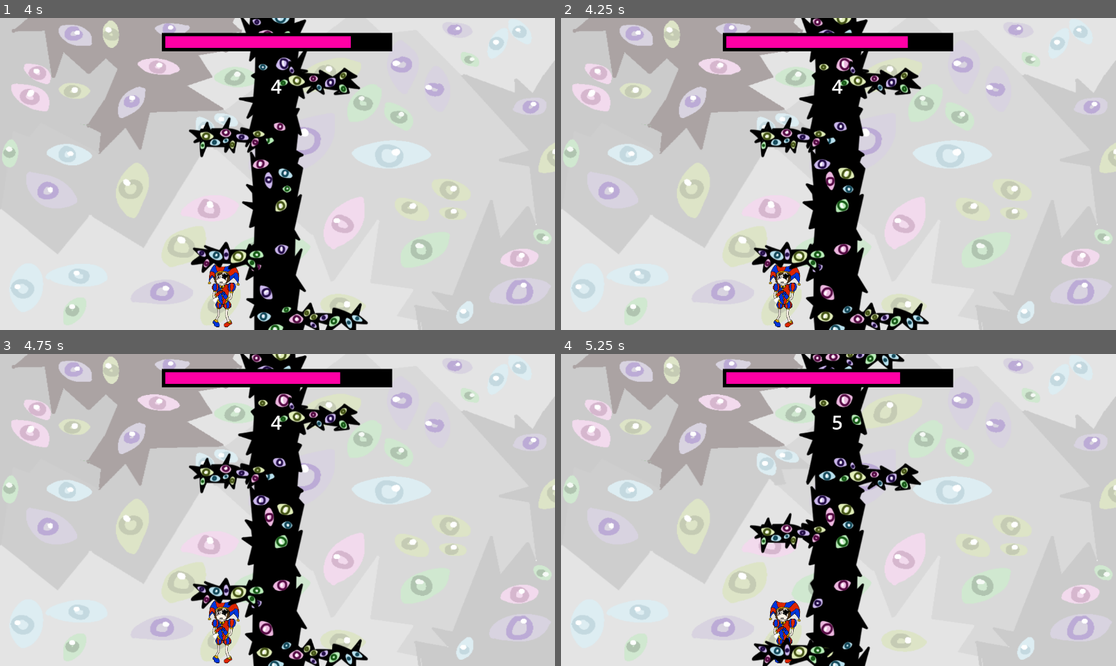
Above: before the commit, frames 1-4 (two rows, left to right).
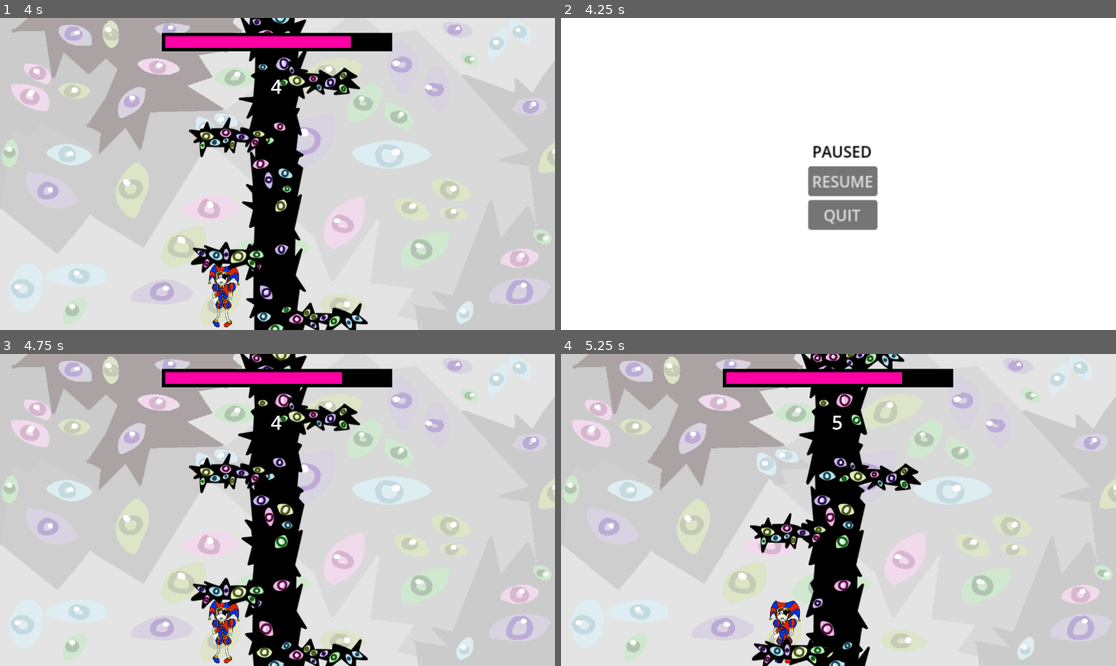
Above: after the commit, the same moments.

Repository: Mefi8427/game-maker-poprawka
Game: Godot game, scene res://global.tscn
The game is run twice, just before and just after one commit, with the same random seed, the same clock (stepped at 60 frames per second) and the same inputs.
Inputs (mouse positions are in pixels of both pictures, inside the frame that each line leads up to):
- Up to frame 1 (4 s): hold Right (right) 0.53-1.28 s; hold Left (left) 1.28-2.03 s; hold Right (right) 2.03-3.53 s; hold Left (left) from 3.53 s (still down)
- Up to frame 2 (4.25 s): keep holding Left (left); tap Escape (pause, bound only after the commit) at 4.15 s
- Up to frame 3 (4.75 s): release Left (left) at 4.25 s; click (283, 516) at 4.25 s, where only the run after the commit has a clickable "RESUME"
- Up to frame 4 (5.25 s): hold Left (left) from 5.03 s (still down)

Frame 1 is identical in both runs. In frame 2, 99% of the frame differs, in the area x 0-100%, y 0-100%; in frame 3, less than 0.1%; in frame 4, less than 0.1%.

Commit message:
d
d

Diff:
--- a/global.gd
+++ b/global.gd
@@ -11,6 +11,14 @@
 @onready var scoreLabel = get_node("/root/Node2D/scoreLabel")
 @onready var BarItself = get_node("/root/Node2D/TextureProgressBar")
 var bar_negative = 0
+@onready var pauseMenu = get_node("/root/Node2D/pasu_menu")
+var pasek = 0
+
+func menu():
+	if int(Input.is_action_just_pressed("pause")) == 1:
+		pauseMenu.show()
+		pasek = 1
+		print("chuj")
 
 # Called when the node enters the scene tree for the first time.
 func _ready():
@@ -23,8 +31,7 @@
 	restart()
 	player_score()
 	progress_bar()
-	print(bar_negative)
-
+	menu()
 
 func player_score():
 	if game_over == 1:
@@ -36,6 +43,8 @@
 
 
 func progress_bar():
+	if pasek == 1:
+		return
 	if game_over == 1:
 		return
 	bar_negative = float(score * 0.005)
--- a/global.tscn
+++ b/global.tscn
@@ -12,6 +12,8 @@
 [ext_resource type="Texture2D" uid="uid://cvsrd2mngk2wp" path="res://graphics/pasek2.png" id="10_nrb26"]
 [ext_resource type="Texture2D" uid="uid://cul0eevb2l3qv" path="res://graphics/over.png" id="11_w327w"]
 [ext_resource type="Texture2D" uid="uid://db43s4pdvarp8" path="res://graphics/pasek.png" id="12_bkcgi"]
+[ext_resource type="AudioStream" uid="uid://ots7tspr0eiw" path="res://audio/glitch.mp3" id="13_xa1eo"]
+[ext_resource type="Script" path="res://pause_menu.gd" id="14_eokmp"]
 
 [sub_resource type="SpriteFrames" id="SpriteFrames_8dh18"]
 animations = [{
@@ -85,3 +87,52 @@
 texture_under = ExtResource("10_nrb26")
 texture_over = ExtResource("11_w327w")
 texture_progress = ExtResource("12_bkcgi")
+
+[node name="AudioStreamPlayer" type="AudioStreamPlayer" parent="."]
+stream = ExtResource("13_xa1eo")
+autoplay = true
+
+[node name="pasu_menu" type="Control" parent="."]
+visible = false
+layout_mode = 3
+anchors_preset = 0
+offset_right = 1152.0
+offset_bottom = 651.0
+script = ExtResource("14_eokmp")
+
+[node name="ColorRect" type="ColorRect" parent="pasu_menu"]
+layout_mode = 1
+anchors_preset = 15
+anchor_right = 1.0
+anchor_bottom = 1.0
+grow_horizontal = 2
+grow_vertical = 2
+
+[node name="GridContainer" type="GridContainer" parent="pasu_menu"]
+layout_mode = 0
+offset_left = 513.0
+offset_top = 254.0
+offset_right = 585.0
+offset_bottom = 347.0
+scale = Vector2(2, 2)
+
+[node name="Label" type="Label" parent="pasu_menu/GridContainer"]
+layout_mode = 2
+theme_override_colors/font_color = Color(0, 0, 0, 1)
+text = " PAUSED"
+
+[node name="resume" type="Button" parent="pasu_menu/GridContainer"]
+layout_mode = 2
+text = "RESUME"
+
+[node name="quit" type="Button" parent="pasu_menu/GridContainer"]
+layout_mode = 2
+text = "QUIT"
+
+[node name="RichTextLabel" type="RichTextLabel" parent="pasu_menu"]
+layout_mode = 0
+offset_right = 40.0
+offset_bottom = 40.0
+
+[connection signal="pressed" from="pasu_menu/GridContainer/resume" to="pasu_menu" method="_on_resume_pressed"]
+[connection signal="pressed" from="pasu_menu/GridContainer/quit" to="pasu_menu" method="_on_quit_pressed"]
--- a/kamera.gd
+++ b/kamera.gd
@@ -65,3 +65,10 @@
 		else:
 			Global.y = -123
 		position.y = Global.y
+
+
+
+
+
+func _on_test_pressed():
+	print("chuj")
--- /dev/null
+++ b/pause_menu.gd
@@ -0,0 +1,13 @@
+extends Control
+
+
+
+
+
+func _on_resume_pressed():
+	Global.pasek = 0
+	visible = false
+
+
+func _on_quit_pressed():
+	get_tree().quit()
--- /dev/null
+++ b/pause_menu.tscn
@@ -0,0 +1,62 @@
+[gd_scene load_steps=2 format=3 uid="uid://df2ccafjs7oyb"]
+
+[ext_resource type="Script" path="res://pause_menu.gd" id="1_i7cim"]
+
+[node name="PauseMenu" type="Control"]
+visible = false
+layout_mode = 3
+anchors_preset = 15
+anchor_right = 1.0
+anchor_bottom = 1.0
+grow_horizontal = 2
+grow_vertical = 2
+script = ExtResource("1_i7cim")
+
+[node name="ColorRect" type="ColorRect" parent="."]
+layout_mode = 0
+offset_right = 1155.0
+offset_bottom = 677.0
+color = Color(0.486275, 0.486275, 0.486275, 1)
+
+[node name="GridContainer" type="GridContainer" parent="."]
+layout_mode = 1
+anchors_preset = 8
+anchor_left = 0.5
+anchor_top = 0.5
+anchor_right = 0.5
+anchor_bottom = 0.5
+offset_left = -82.0
+offset_top = -99.0
+offset_right = -10.0
+offset_bottom = 8.0
+grow_horizontal = 2
+grow_vertical = 2
+scale = Vector2(2, 2)
+pivot_offset = Vector2(-580, -330)
+theme_override_constants/v_separation = 11
+
+[node name="Label" type="Label" parent="GridContainer"]
+layout_mode = 2
+text = " PAUSED
+"
+
+[node name="resume" type="Button" parent="GridContainer"]
+layout_mode = 2
+text = "RESUME"
+
+[node name="quit" type="Button" parent="GridContainer"]
+layout_mode = 2
+text = "QUIT"
+
+[node name="RichTextLabel" type="RichTextLabel" parent="."]
+layout_mode = 0
+offset_left = 649.0
+offset_top = 536.0
+offset_right = 1162.0
+offset_bottom = 710.0
+text = "Soundtrack: \"glitch\" by celestialghost8 on opengameart.org on CC0 Publicc Domain license
+
+Graphics: done myself :)"
+
+[connection signal="pressed" from="GridContainer/resume" to="." method="_on_resume_pressed"]
+[connection signal="pressed" from="GridContainer/quit" to="." method="_on_quit_pressed"]
--- a/project.godot
+++ b/project.godot
@@ -18,6 +18,7 @@
 [autoload]
 
 Global="*res://global.gd"
+PauseMenu="*res://pause_menu.gd"
 
 [input]
 
@@ -36,3 +37,8 @@
 "events": [Object(InputEventKey,"resource_local_to_scene":false,"resource_name":"","device":-1,"window_id":0,"alt_pressed":false,"shift_pressed":false,"ctrl_pressed":false,"meta_pressed":false,"pressed":false,"keycode":0,"physical_keycode":82,"key_label":0,"unicode":114,"echo":false,"script":null)
 ]
 }
+pause={
+"deadzone": 0.5,
+"events": [Object(InputEventKey,"resource_local_to_scene":false,"resource_name":"","device":-1,"window_id":0,"alt_pressed":false,"shift_pressed":false,"ctrl_pressed":false,"meta_pressed":false,"pressed":false,"keycode":0,"physical_keycode":4194305,"key_label":0,"unicode":0,"echo":false,"script":null)
+]
+}
Not shown: 1 places in global.tscn that only renumber resources
